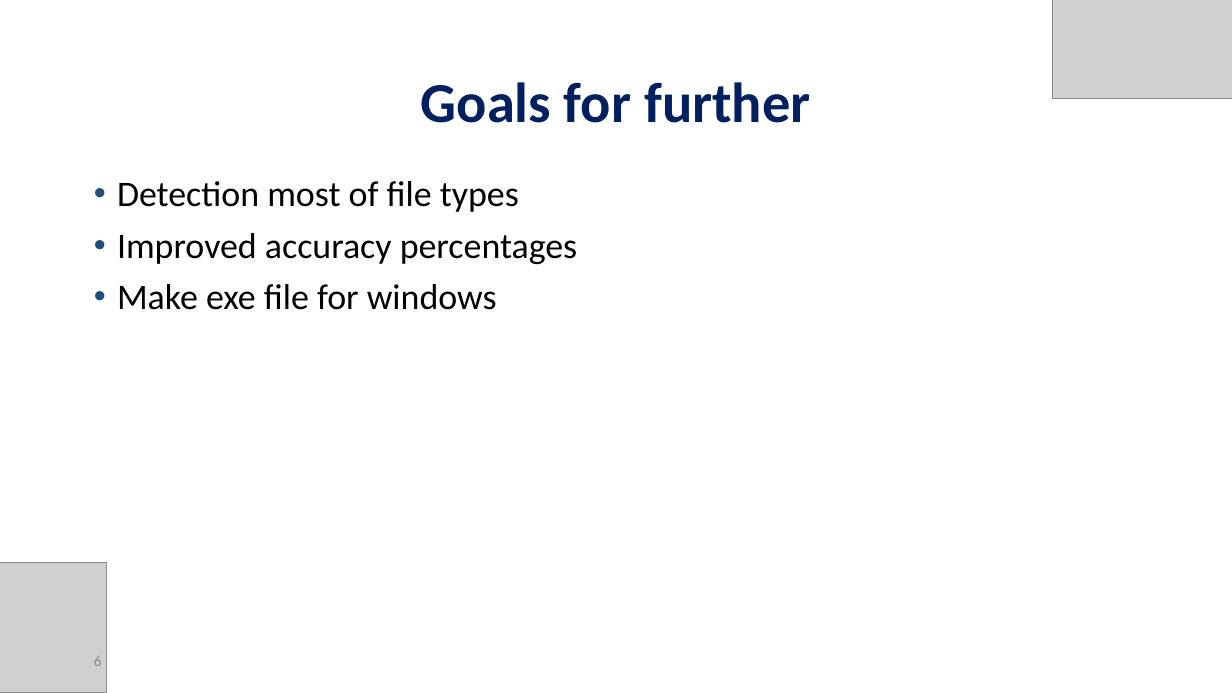
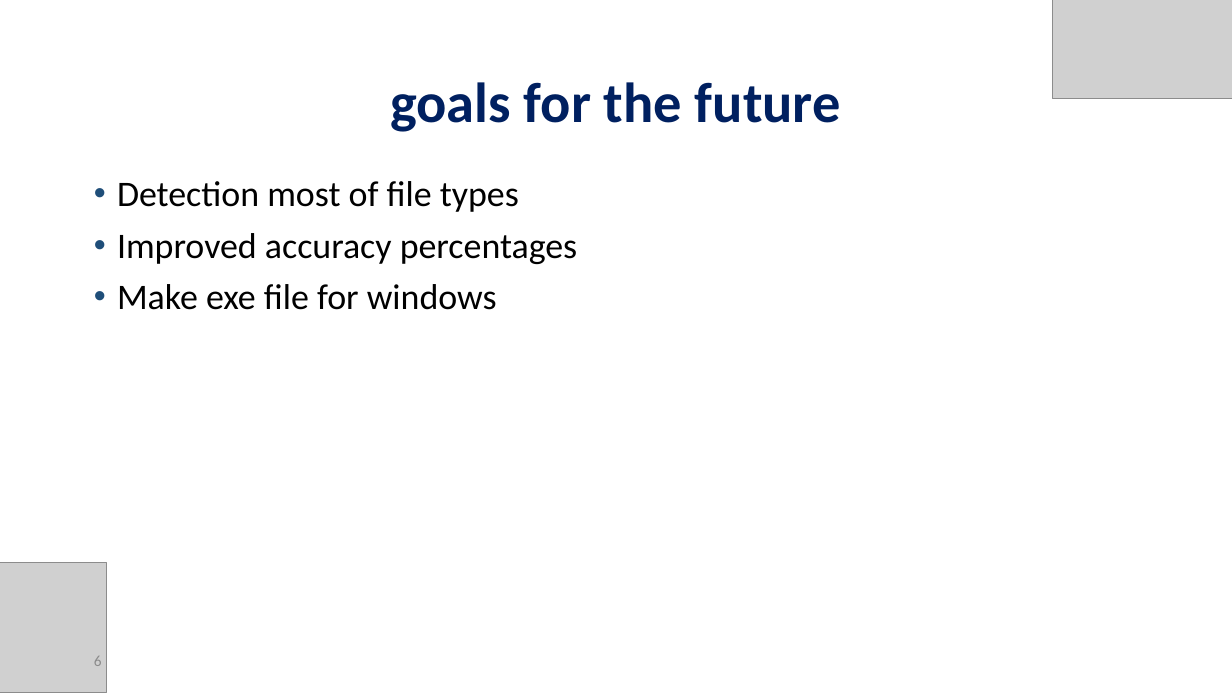
Before and after one commit to orelrahum/Ransomware_Code, a slide deck: slide 6 of Poster/Presentation.pptx. Drawn at 1232x693 pixels with LibreOffice and Linux fonts; fonts in the diff are those of the drawing; grey boxes stand for pictures. Boxes give left, top, right and bottom in pixels: in the first picture for what was removed or moved away, otherwise in the second. Text is boxed around its words. In the diff, an @@ line names an element or a change of style, - is before the commit and + after.

```diff
--- a/Poster/Presentation.pptx
+++ b/Poster/Presentation.pptx
@@ title at box(390, 82, 841, 132): text changed @@
-Goals for further
+goals for the future
```
Also in this commit, not shown: 2 other slides changed.
